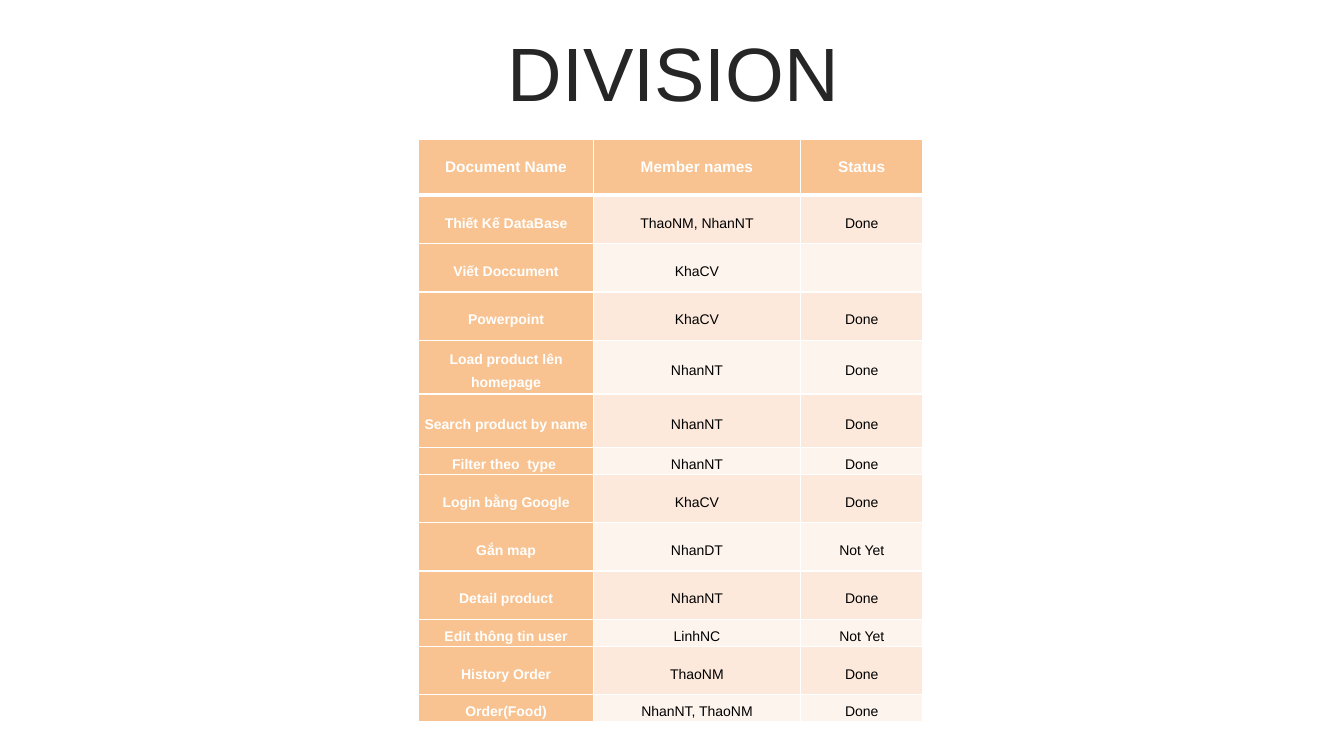
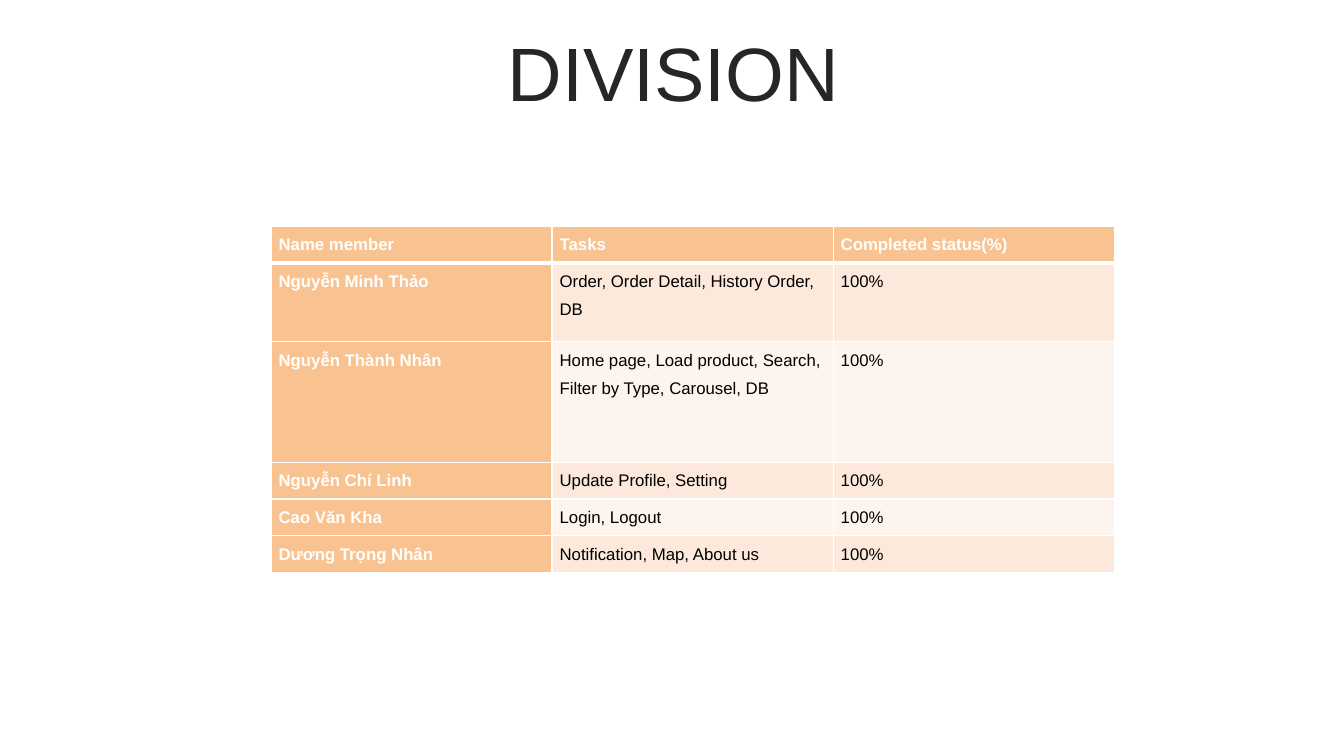
Before and after one commit to nhanntce/Fall_Group01, a slide deck: slide 7 of Mobile_DocAndPP/4PPowwerpoint.pptx. Drawn at 1344x756 pixels with LibreOffice and Linux fonts; fonts in the diff are those of the drawing. Boxes give left, top, right and bottom in pixels: in the first picture for what was removed or moved away, otherwise in the second. Text is boxed around its words. In the diff, an @@ line names an element or a change of style, - is before the commit and + after.

```diff
--- a/Mobile_DocAndPP/4PPowwerpoint.pptx
+++ b/Mobile_DocAndPP/4PPowwerpoint.pptx
@@ table removed at [418,139,923,723], 13 rows, 3 columns @@
-Document Name | Member names | Status
-Thiết Kế DataBase | ThaoNM, NhanNT | Done
-Viết Doccument | KhaCV | 
-Powerpoint | KhaCV | Done
-Load product lên homepage | NhanNT | Done
-Search product by name | NhanNT | Done
-Filter theo type | NhanNT | Done
-Login bằng Google | KhaCV | Done
-Gắn map | NhanDT | Not Yet
-Detail product | NhanNT | Done
-Edit thông tin user | LinhNC | Not Yet
-History Order | ThaoNM | Done
-Order(Food) | NhanNT, ThaoNM | Done
@@ table added at [271,226,1115,573], 6 rows, 3 columns @@
+Name member | Tasks | Completed status(%)
+Nguyễn Minh Thảo | Order, Order Detail, History Order, DB | 100%
+Nguyễn Thành Nhân | Home page, Load product, Search, Filter by Type, Carousel, DB | 100%
+Nguyễn Chí Linh | Update Profile, Setting | 100%
+Cao Văn Kha | Login, Logout | 100%
+Dương Trọng Nhân | Notification, Map, About us | 100%
@@ text removed at [578,332,723,507] @@
-Content Here
```
Also in this commit, not shown: 1 other slide changed, 21 other files.
